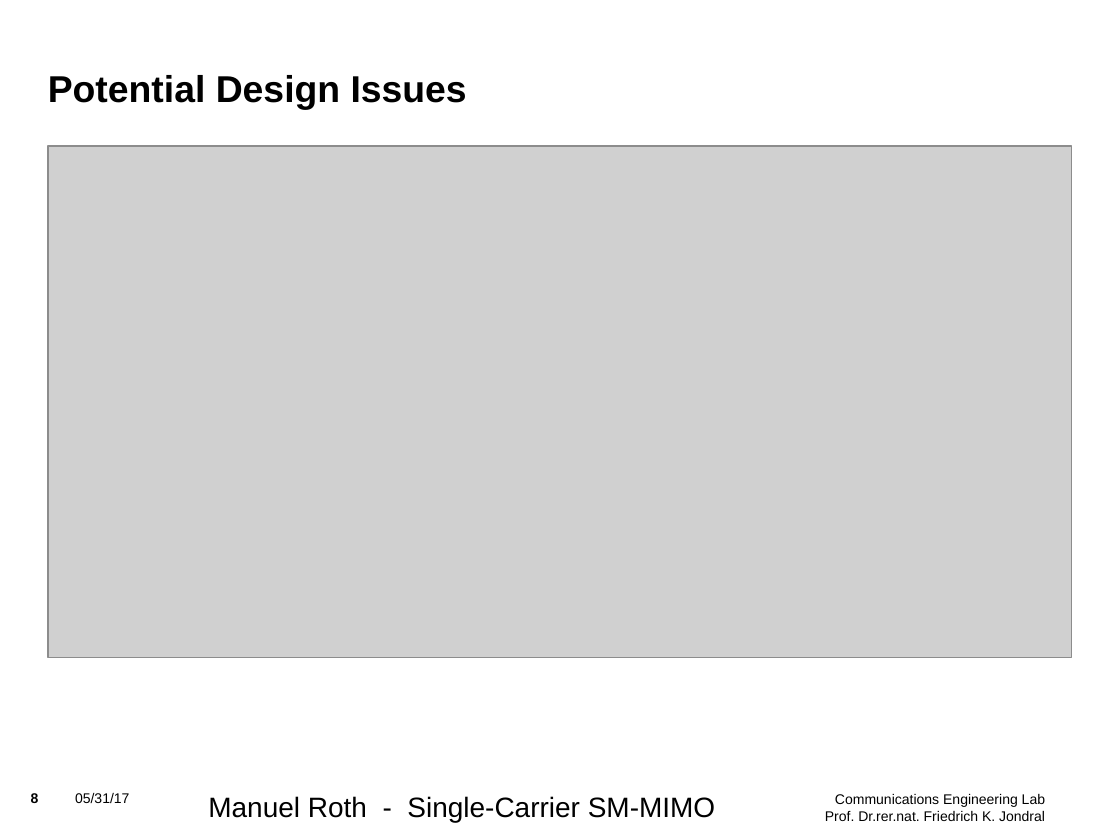
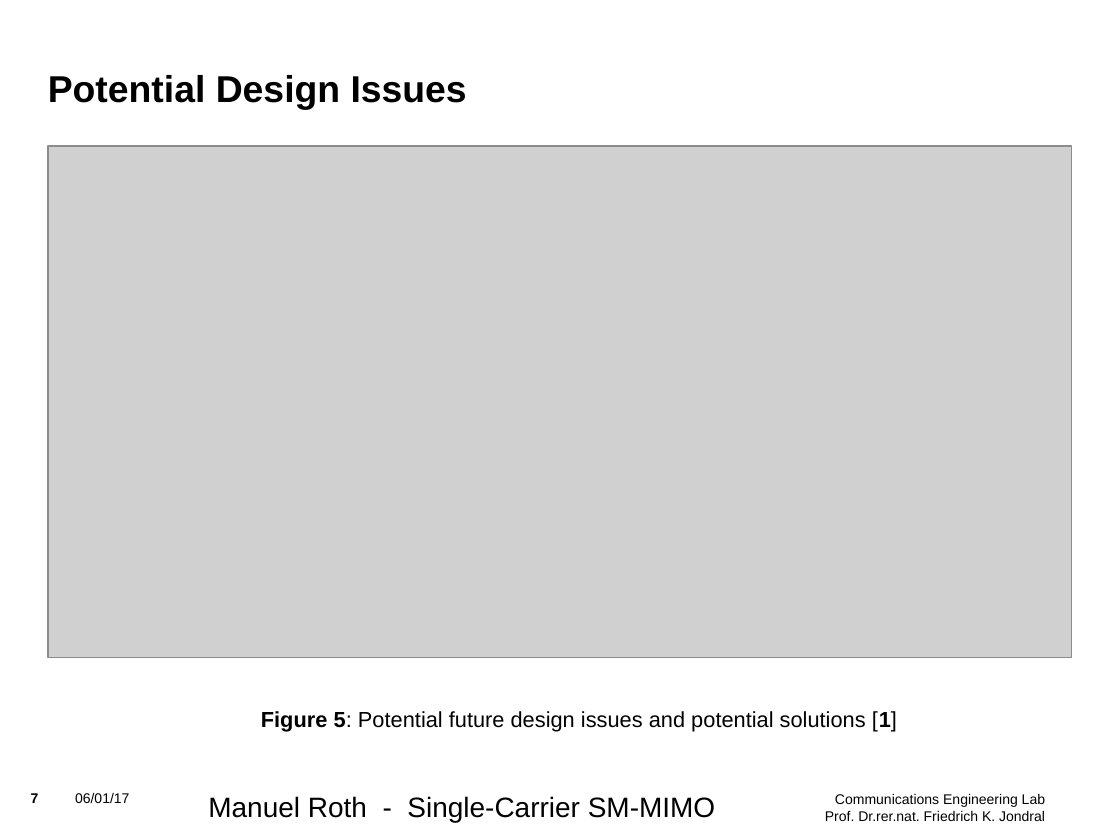
Before and after one commit to mnxx/sc-sm-transceiver, a slide deck: slide 7 of Literature_Research.odp (slide 8 before the commit). Drawn at 1120x840 pixels with LibreOffice and Linux fonts; fonts in the diff are those of the drawing; grey boxes stand for pictures; background and template pictures are left out. Boxes give left, top, right and bottom in pixels: in the first picture for what was removed or moved away, otherwise in the second. Text is boxed around its words. In the diff, an @@ line names an element or a change of style, - is before the commit and + after.

```diff
--- a/Literature_Research.odp
+++ b/Literature_Research.odp
@@ text added at box(261, 711, 897, 732), 14 pt, text #000000 @@
+Figure 5: Potential future design issues and potential solutions [1]
@@ page number at box(31, 793, 39, 803): text changed @@
-8
+7
@@ text at box(75, 793, 129, 803): text changed @@
-05/31/17
+06/01/17
```
Also in this commit, not shown: 6 other slides changed, 1 slide added, 1 slide removed, 2 other files.
